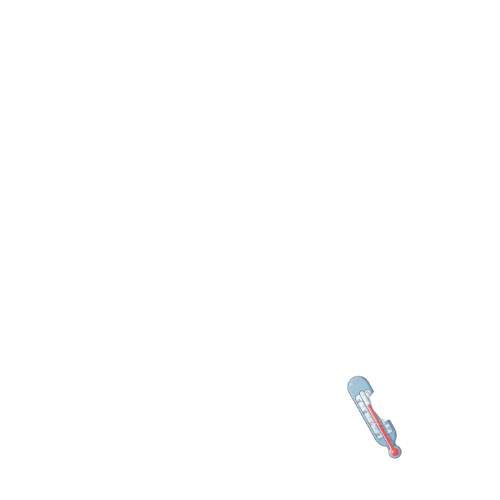
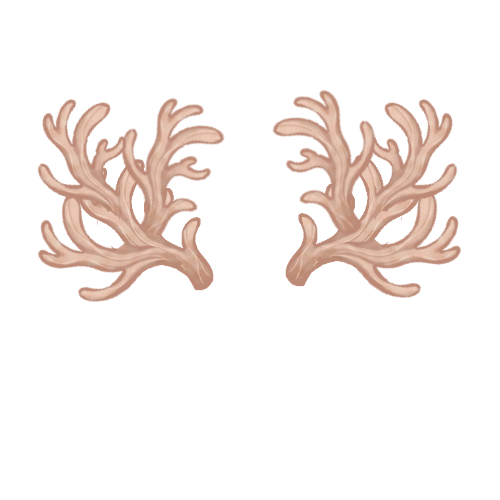
Before/after of a 500x500 layered artwork. What changed in the layer stack:
renamed "Копия Копия Плавающий слой" to "градускик", hid it over [347, 375, 403, 459]
showed group "horns" (12 layers) over [37, 89, 462, 303]
added layer "Копия Копия main" in group "horns" over [272, 89, 377, 237]
added layer "Копия Копия main #1" in group "horns" over [37, 99, 128, 222]
added layer "Копия main" in group "horns" over [367, 99, 458, 222]
added layer "Копия Копия Копия main" in group "horns" over [119, 97, 225, 236]
added layer "Копия horns_20lvl" in group "horns" over [37, 155, 462, 303]
